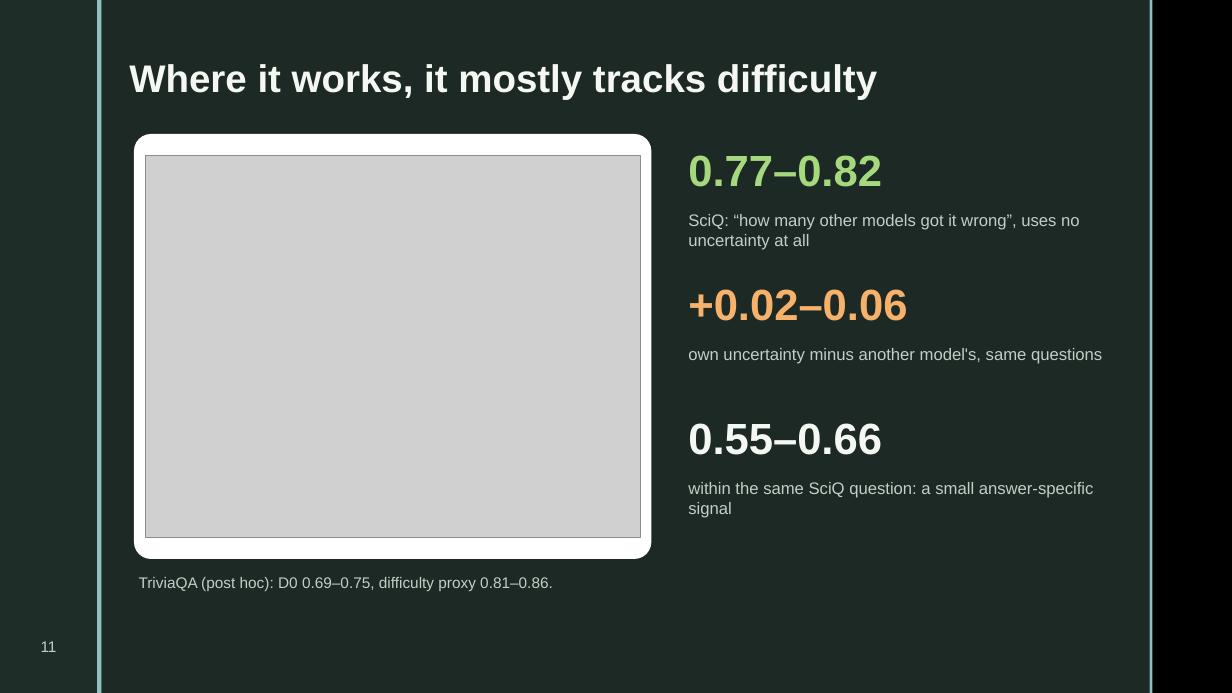
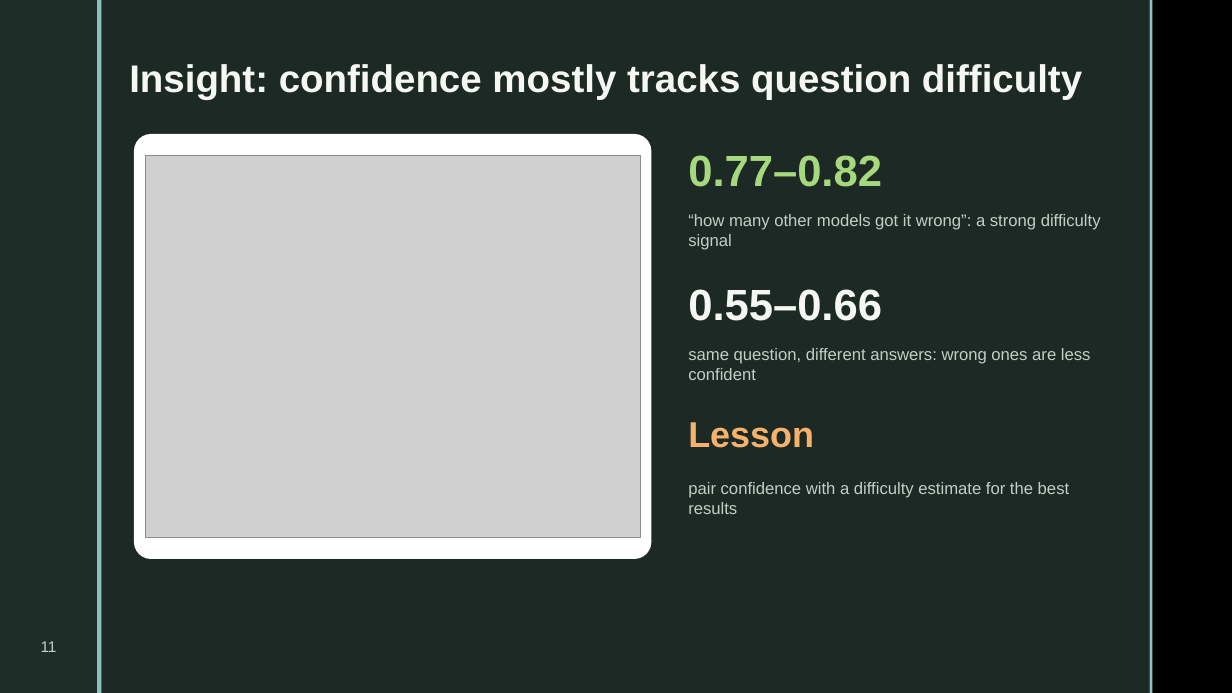
Before and after one commit to gouthamkrishna404/hallucination-detection, a slide deck: slide 11 of presentation/DA3_Hallucination_Detection.pptx. Drawn at 1232x693 pixels with LibreOffice and Linux fonts; fonts in the diff are those of the drawing; grey boxes stand for pictures; background and template pictures are left out. Boxes give left, top, right and bottom in pixels: in the first picture for what was removed or moved away, otherwise in the second. Text is boxed around its words. In the diff, an @@ line names an element or a change of style, - is before the commit and + after.

```diff
--- a/presentation/DA3_Hallucination_Detection.pptx
+++ b/presentation/DA3_Hallucination_Detection.pptx
@@ text at [129, 64, 1082, 99]: text changed @@
-Where it works, it mostly tracks difficulty
+Insight: confidence mostly tracks question difficulty
@@ text at [688, 214, 1101, 250]: text changed @@
-SciQ: “how many other models got it wrong”, uses no uncertainty at all
+“how many other models got it wrong”: a strong difficulty signal
@@ text at [688, 289, 882, 321]: text changed; text colour #F6B26B to #F4F7F2 @@
-+0.02–0.06
+0.55–0.66
@@ text at [688, 348, 1091, 380]: text changed @@
-own uncertainty minus another model's, same questions
+same question, different answers: wrong ones are less confident
@@ text at [688, 422, 814, 448]: text changed; size 34 to 28 pt; text colour #F4F7F2 to #F6B26B @@
-0.55–0.66
+Lesson
@@ text at [688, 482, 1069, 514]: text changed @@
-within the same SciQ question: a small answer-specific signal
+pair confidence with a difficulty estimate for the best results
@@ text removed at [139, 577, 553, 591] @@
-TriviaQA (post hoc): D0 0.69–0.75, difficulty proxy 0.81–0.86.
```
Also in this commit, not shown: 14 other slides changed, 1 slide added, 1 slide removed, 6 other files.
